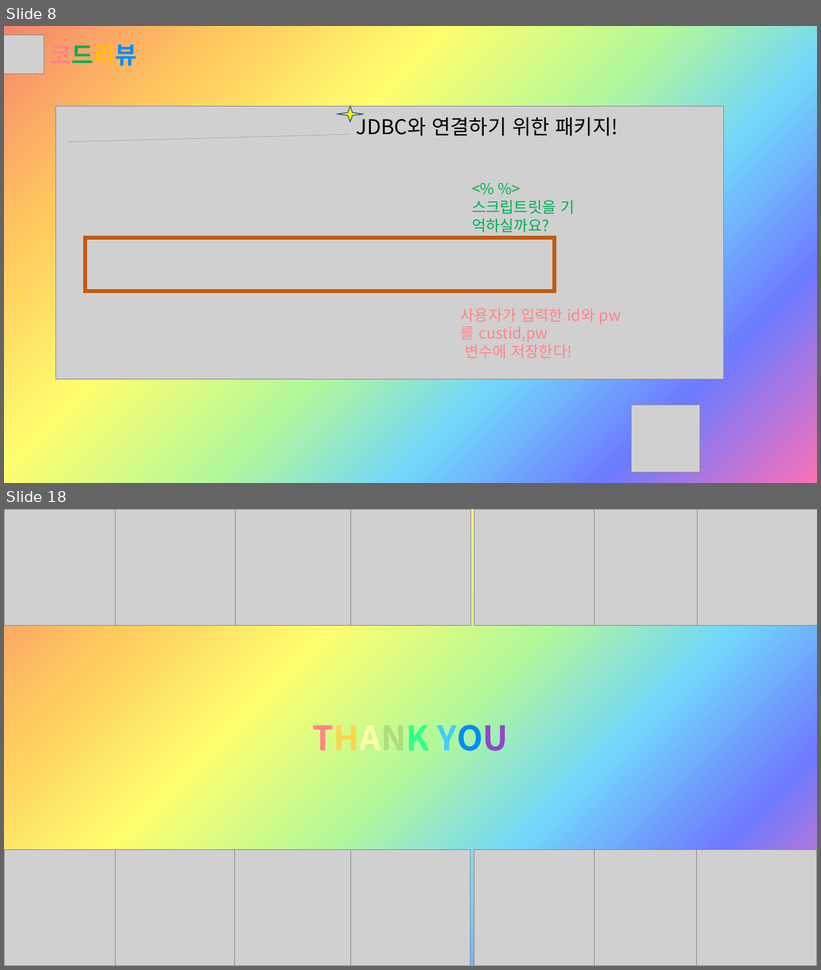
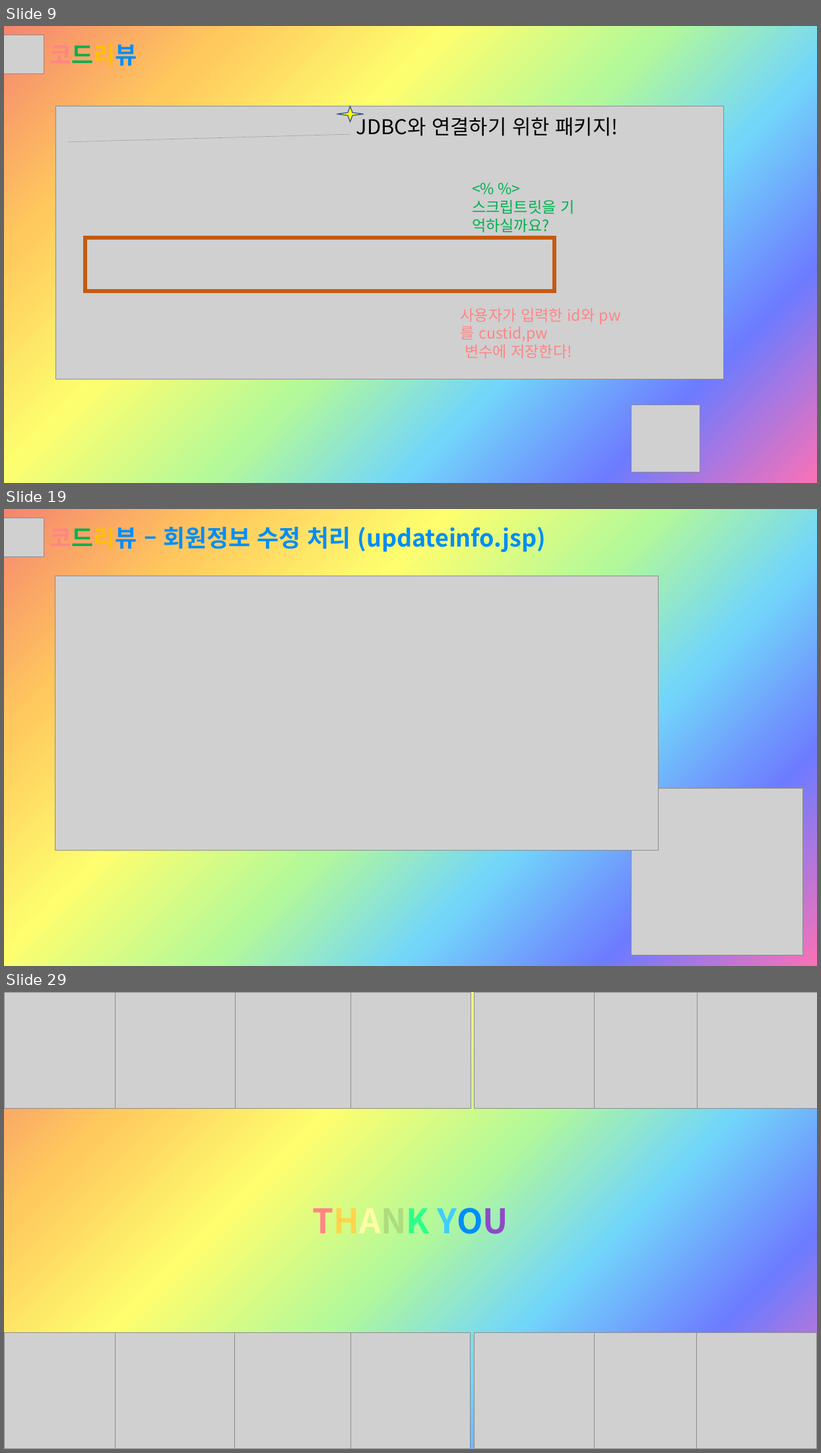
Before and after one commit to Sujin-Lim/DB-Project2, a slide deck: Button.pptx. Shown one above the other, each under a label of ours: slides 8 and 18 before the commit, slides 9, 19 and 29 after it; the slides between them are not shown. The pictures are 821x970 and 821x1453 pixels, drawn with LibreOffice and Linux fonts; fonts in the diff are those of the drawing; grey boxes stand for pictures. Boxes give left, top, right and bottom in pixels: in the first picture for what was removed or moved away, otherwise in the second. Text is boxed around its words. In the diff, an @@ line names an element or a change of style, - is before the commit and + after.

```diff
--- a/Button.pptx
+++ b/Button.pptx
@@ slide 19 added at <box>4,509,817,966</box>, background gradient #F5856F to #FFC95D to #FEFE6E to #B4F999 to #72D6FA to #6D7BFF to #FB71B6 @@
@@ picture added at <box>4,518,44,557</box> @@
@@ text added at <box>50,527,547,553</box>, 28 pt, text #008DF6, bold @@
+코드리뷰 – 회원정보 수정 처리 (updateinfo.jsp)
@@ picture added at <box>55,576,659,851</box> @@
@@ picture added at <box>632,789,803,956</box> @@
@@ what was slide 8 is now slide 9 @@
@@ what was slide 18 is now slide 29 @@
```
Also in this commit, not shown: 9 slides changed, 10 other slides added.
